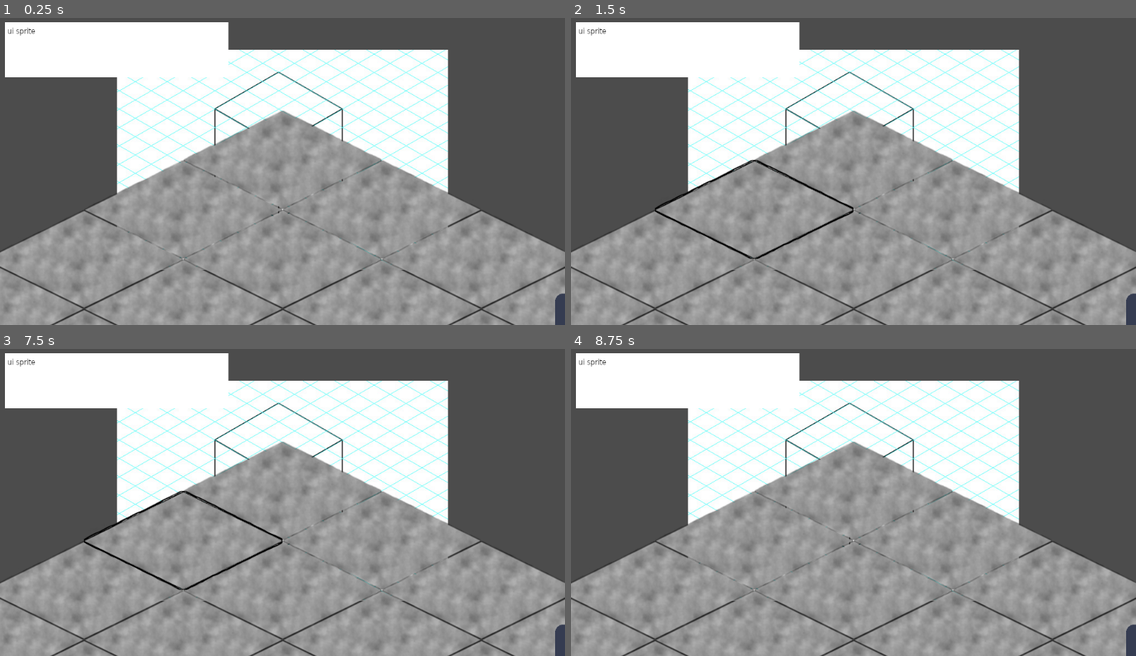
Above: before the commit, frames 1-4 (two rows, left to right).
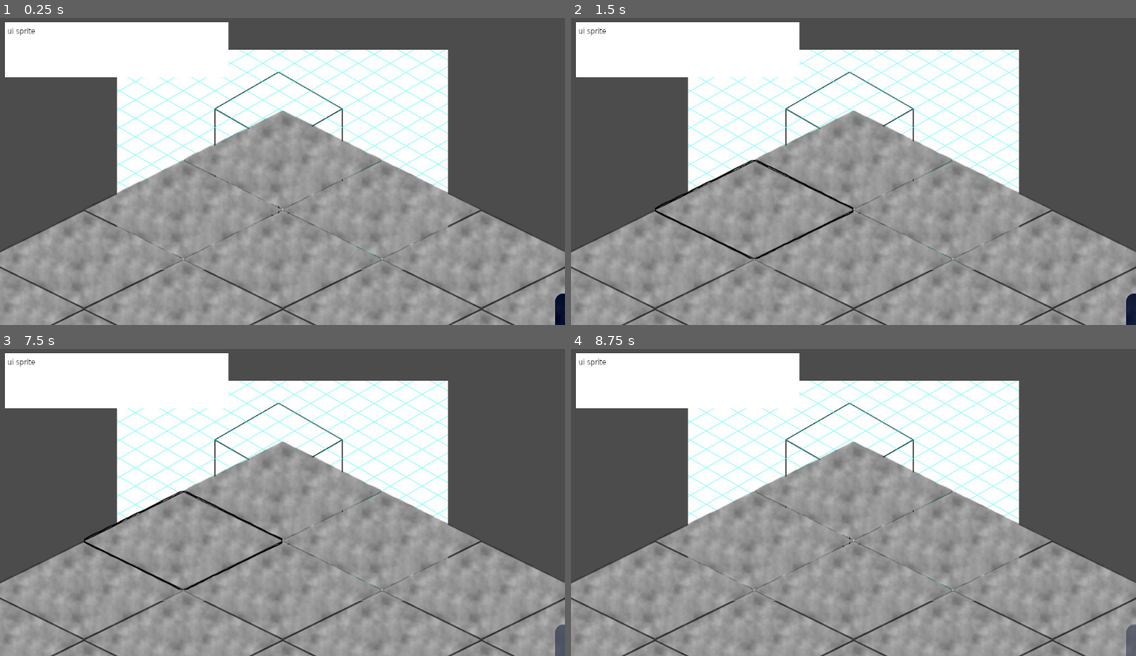
Above: after the commit, the same moments.

Repository: Gad3lan/QuarantineJam
Game: Godot game, scene res://Scenes/General.tscn
The game is run twice, just before and just after one commit, with the same random seed, the same clock (stepped at 60 frames per second) and the same inputs. The engine's default icon, where the game draws it, is replaced by a stand-in: a white triangle on a blue panel in a dark square.
Inputs (mouse positions are in pixels of both pictures, inside the frame that each line leads up to):
- Up to frame 1 (0.25 s): no input
- Up to frame 2 (1.5 s): tap Enter at 0.5 s; click (853, 159) at 0.67 s; tap Space at 1.25 s; move the mouse to (751, 208) at 1.27 s; click (751, 208) at 1.42 s
- Up to frame 3 (7.5 s): tap Enter at 2, 3.5 s; move the mouse to (84, 588) at 2.02 s; click (84, 588) at 2.17 s; tap Space at 2.75, 4.25 s; move the mouse to (384, 539) at 2.77 s; click (384, 539) at 2.92 s; move the mouse to (282, 588) at 3.52 s; click (282, 588) at 3.67 s; move the mouse to (180, 640) at 4.27 s; click (180, 640) at 4.42 s; move the mouse to (480, 588) at 5.02 s; click (480, 588) at 5.17 s; move the mouse to (384, 640) at 5.77 s; click (384, 640) at 5.92 s; move the mouse to (406, 474) at 6.52 s; click (406, 474) at 6.67 s; move the mouse to (169, 508) at 7.27 s; click (169, 508) at 7.42 s
- Up to frame 4 (8.75 s): move the mouse to (910, 419) at 8.02 s; click (910, 419) at 8.17 s

The runs differ from the first frame. In frame 1, 0.2% of the frame differs, in the area x 98-100%, y 89-100%; in frame 2, 0.2%; in frame 3, 0.1%; in frame 4, 0.2%.

Commit message:
Spawn pollen

Diff:
--- a/Plenty_of_Plants/Scenes/BioMasse.tscn
+++ b/Plenty_of_Plants/Scenes/BioMasse.tscn
@@ -11,3 +11,6 @@
 position = Vector2( 558.079, 306.814 )
 texture = ExtResource( 1 )
 script = ExtResource( 2 )
+timeToDelete = 10.0
+
+[node name="Timer" type="Timer" parent="Sprite"]
--- a/Plenty_of_Plants/Scripts/GetBioMasse.gd
+++ b/Plenty_of_Plants/Scripts/GetBioMasse.gd
@@ -1,10 +1,10 @@
-extends Area2D
+extends Sprite
 
 
 
 # Declare member variables here. Examples:
 var add_Value = 0
-var timeToDelete = 3
+export (float) var timeToDelete = 3
 # Called when the node enters the scene tree for the first time.
 func _ready():
 	$Timer.set_one_shot(true)
@@ -18,9 +18,9 @@
 	print($Timer.time_left/timeToDelete)
 	# juste un test en cartion pour rendre la piece transparente avant qu'elle disparaisse
 	var ratio = 0.5+$Timer.time_left/timeToDelete
-	$Sprite.modulate = Color(1,1,1,ratio)
+	self.modulate = Color(1,1,1,ratio)
 	if $Timer.time_left == 0 :
-		self.queue_free()
+		self.get_parent().queue_free()
 
 func _input(event):
 
@@ -30,6 +30,6 @@
 func _on_Area2D_input_event(viewport, event, shape_idx):
 	print($Timer.time_left)
 	if event is InputEventMouseButton &&  event.button_index == BUTTON_LEFT and event.pressed :
-		self.queue_free()
+		self.get_parent().queue_free()
 		 # Je supprime l'objet directement au lieu de juste le cacher comme en bas
 		#$Sprite.visible=false
--- a/Plenty_of_Plants/Scripts/Map.gd
+++ b/Plenty_of_Plants/Scripts/Map.gd
@@ -90,7 +90,9 @@
 		return
 	var pollenInstance = pollen.instance()
 	pollenInstance.position = allTiles[tileIndex.x][tileIndex.y].position
+	print(pollenInstance.position)
 	call_deferred("add_child",pollenInstance)
+	print(pollenInstance.z_index)
 
 # Called every frame. 'delta' is the elapsed time since the previous frame.
 #func _process(delta):
